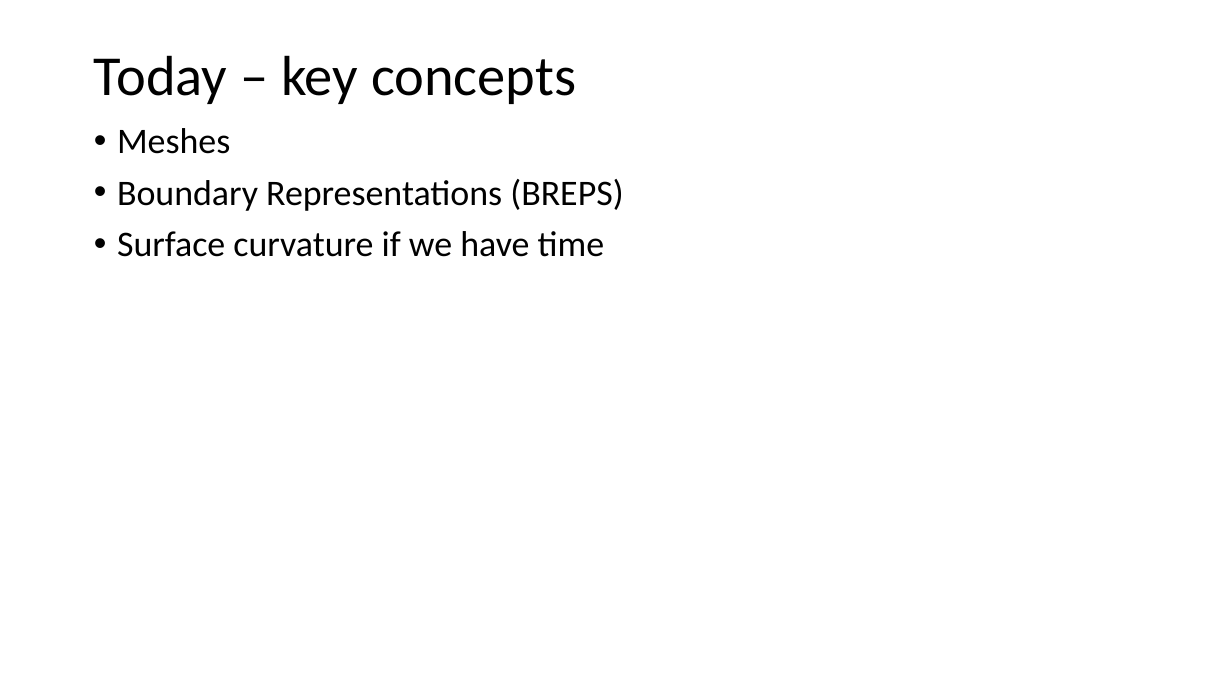
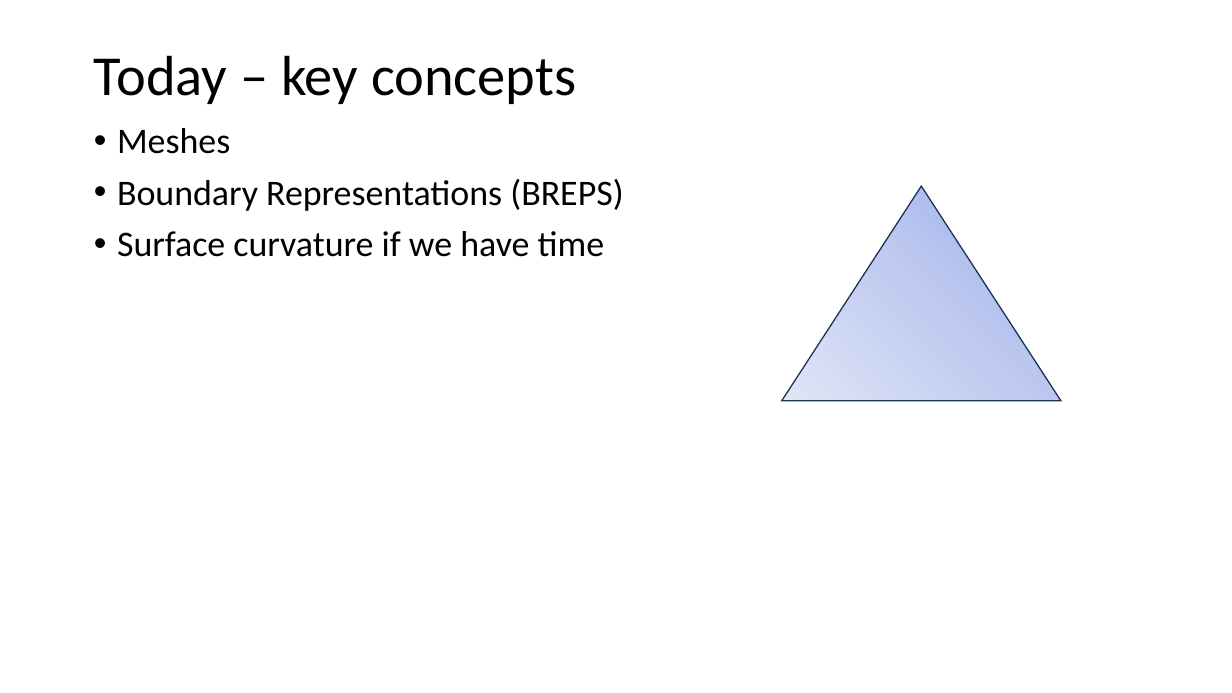
Before and after one commit to Drshelden/DP2, a slide deck: slide 2 of Classes/Week 07 - Meshes & Brep/Class 07 - Meshes & BREPs.pptx. Drawn at 1232x693 pixels with LibreOffice and Linux fonts; fonts in the diff are those of the drawing. Boxes give left, top, right and bottom in pixels: in the first picture for what was removed or moved away, otherwise in the second. Text is boxed around its words. In the diff, an @@ line names an element or a change of style, - is before the commit and + after.

```diff
--- a/Classes/Week 07 - Meshes & Brep/Class 07 - Meshes & BREPs.pptx
+++ b/Classes/Week 07 - Meshes & Brep/Class 07 - Meshes & BREPs.pptx
@@ triangle added at [782, 186, 1061, 400], fill gradient #96ABEA to #C0CBF0 to #E0E5F7, outline #1E3256 1 pt @@
```
Also in this commit, not shown: 47 other files.
